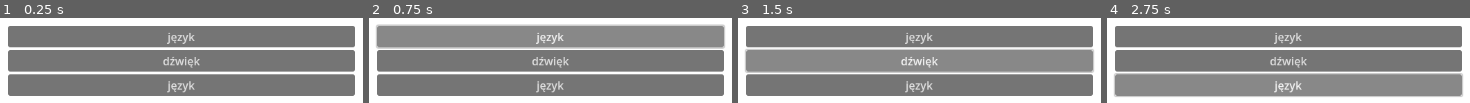
Above: before the commit, frames 1-4 (left to right).
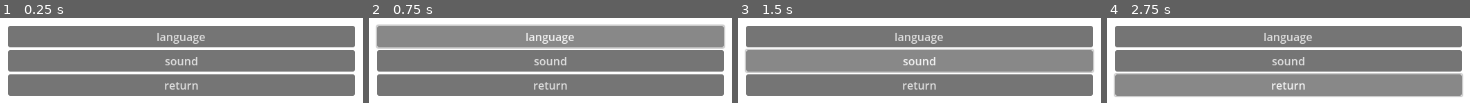
Above: after the commit, the same moments.

Repository: morbidskyy/ThatNightAtWolfstreet
Game: Godot game, scene res://scenes/options.tscn
Two runs of this game, one before a commit and one after it. Both use one fixed random seed, a clock stepped at 60 frames per second and the inputs below. This scene is started directly instead of the project's main scene.
Inputs:
- Up to frame 1 (0.25 s): no input
- Up to frame 2 (0.75 s): click "język" (after the commit: "language") at 0.5 s
- Up to frame 3 (1.5 s): click "dźwięk" (after the commit: "sound") at 1.25 s
- Up to frame 4 (2.75 s): click "język" (after the commit: "return") at 2 s

The runs differ from the first frame. In frame 1, 1.9% of the frame differs, in the area x 43-57%, y 17-89%; in frame 2, 1.9%; in frame 3, 1.9%; in frame 4, 1.9%.

Commit message:
changed names on the buttons

Diff:
--- a/scenes/options.tscn
+++ b/scenes/options.tscn
@@ -38,15 +38,15 @@
 
 [node name="language" type="Button" parent="options_buttons"]
 layout_mode = 2
-text = "język"
+text = "language"
 
 [node name="sound" type="Button" parent="options_buttons"]
 layout_mode = 2
-text = "dźwięk"
+text = "sound"
 
 [node name="options_return" type="Button" parent="options_buttons"]
 layout_mode = 2
-text = "język"
+text = "return"
 
 [connection signal="pressed" from="options_buttons/language" to="options_buttons" method="_on_language_pressed"]
 [connection signal="pressed" from="options_buttons/sound" to="options_buttons" method="_on_sound_pressed"]
--- a/scenes/pause.tscn
+++ b/scenes/pause.tscn
@@ -35,15 +35,15 @@
 
 [node name="resume" type="Button" parent="pause_bottons"]
 layout_mode = 2
-text = "wznów"
+text = "resume"
 
 [node name="pause_options" type="Button" parent="pause_bottons"]
 layout_mode = 2
-text = "opcje"
+text = "options"
 
 [node name="start_menu" type="Button" parent="pause_bottons"]
 layout_mode = 2
-text = "kran startowy"
+text = "starting menu"
 
 [connection signal="pressed" from="pause_bottons/resume" to="pause_bottons" method="_on_resume_pressed"]
 [connection signal="pressed" from="pause_bottons/pause_options" to="pause_bottons" method="_on_pause_options_pressed"]
